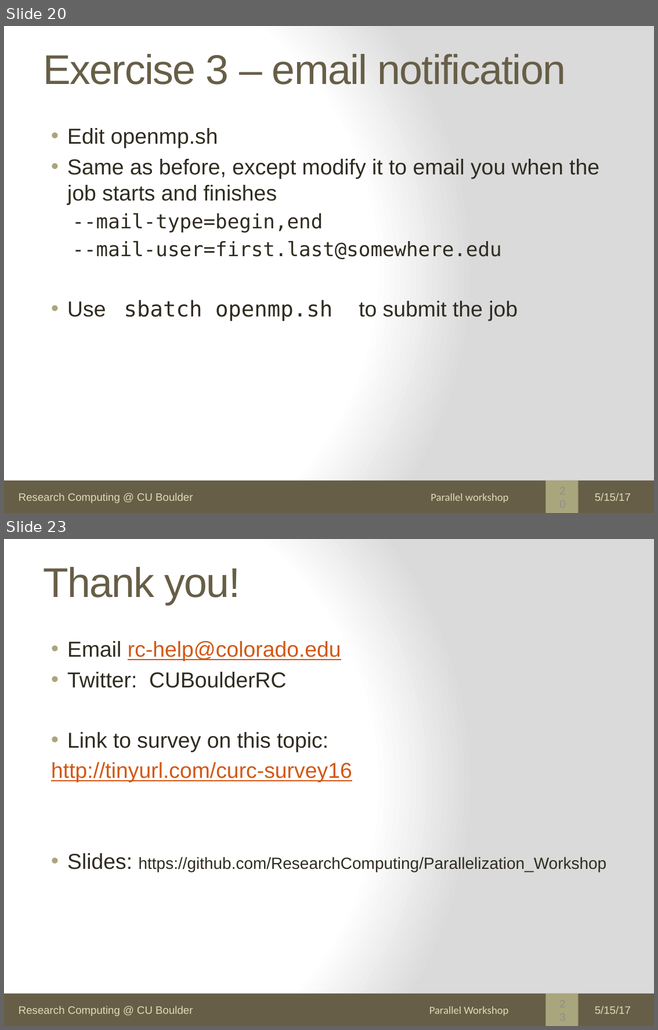
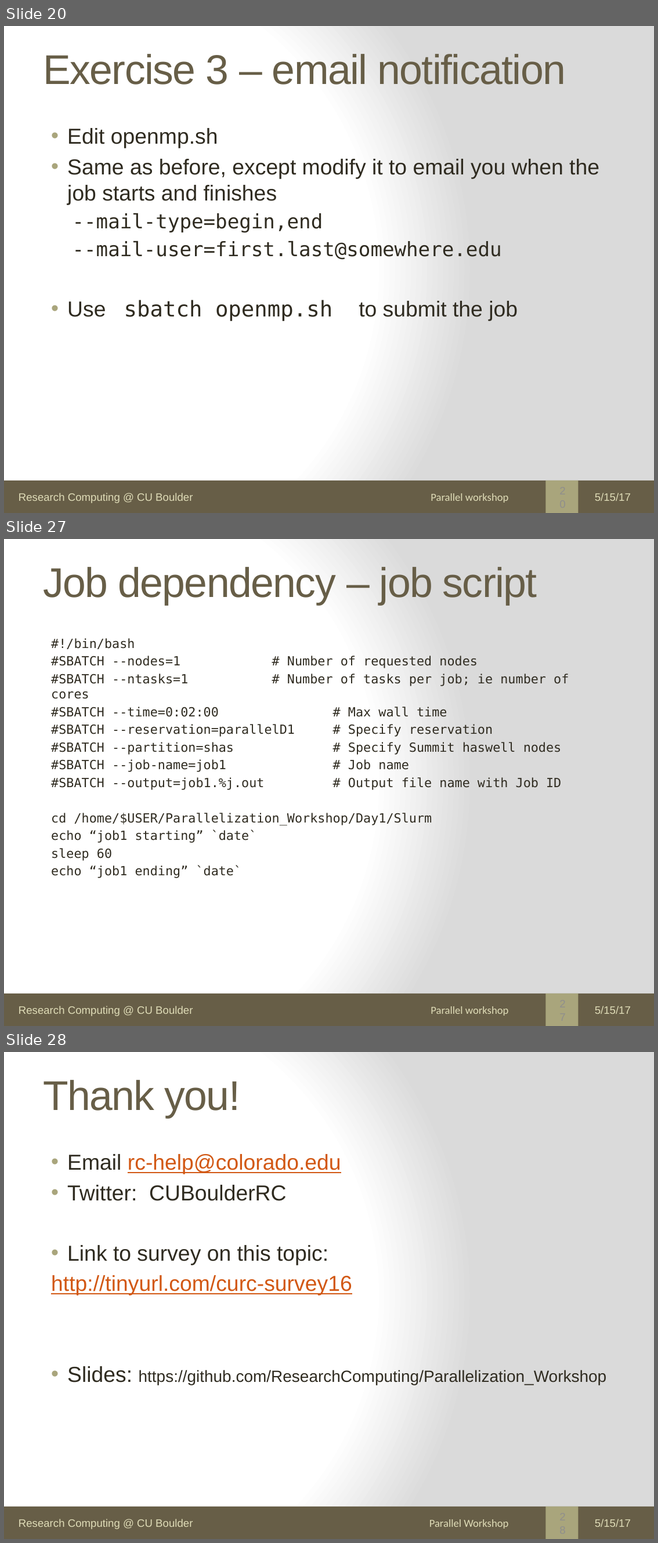
Before and after one commit to agamtomar/Parallelization_Workshop, a slide deck: Day1/Slurm-Parallel.pptx. Shown one above the other, each under a label of ours: slides 20 and 23 before the commit, slides 20, 27 and 28 after it; the slides between them are not shown. The pictures are 658x1030 and 658x1543 pixels, drawn with LibreOffice and Linux fonts; fonts in the diff are those of the drawing. Boxes give left, top, right and bottom in pixels: in the first picture for what was removed or moved away, otherwise in the second. Text is boxed around its words. In the diff, an @@ line names an element or a change of style, - is before the commit and + after.

Commit message:
second draft of Slurm materials

```diff
--- a/Day1/Slurm-Parallel.pptx
+++ b/Day1/Slurm-Parallel.pptx
@@ slide 27 added at (4, 539, 654, 1026), background gradient #FFFFFF to #DADADA; not listed: 3 template elements that a slide beside it also shows @@
@@ title added at (43, 567, 537, 605), 46 pt, text #675E47 @@
+Job dependency – job script
@@ text added at (51, 638, 568, 878), 14 pt, text #2F2B20 @@
+#!/bin/bash
+#SBATCH --nodes=1 # Number of requested nodes
+#SBATCH --ntasks=1 # Number of tasks per job; ie number of cores
+#SBATCH --time=0:02:00 # Max wall time
+#SBATCH --reservation=parallelD1 # Specify reservation
+#SBATCH --partition=shas # Specify Summit haswell nodes
+#SBATCH --job-name=job1 # Job name
+#SBATCH --output=job1.%j.out # Output file name with Job ID
+cd /home/$USER/Parallelization_Workshop/Day1/Slurm
+echo “job1 starting” `date`
+sleep 60
+echo “job1 ending” `date`
@@ text added at (430, 1006, 508, 1016), 12 pt, text #DFDCB7 @@
+Parallel workshop
@@ page number added at (552, 1000, 572, 1020), 12 pt, text #8F8F8D @@
+27
@@ text added at (594, 1006, 630, 1014), 12 pt, text #DFDCB7 @@
+5/15/17
@@ what was slide 23 is now slide 28 @@
@@ page number at (552, 1513, 572, 1533): text changed @@
-23
+28
```
Also in this commit, not shown: 2 slides changed, 4 other slides added.
